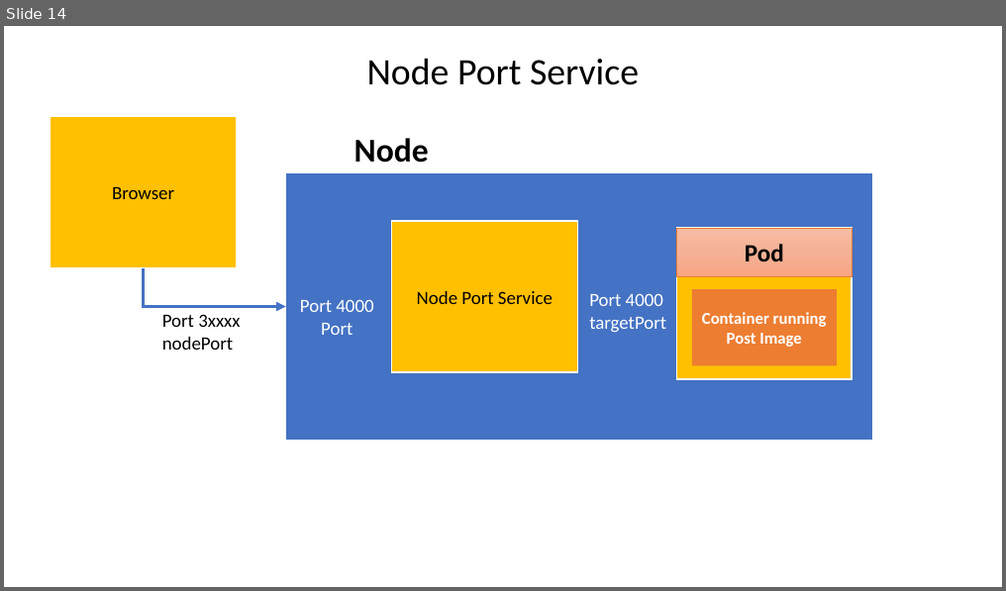
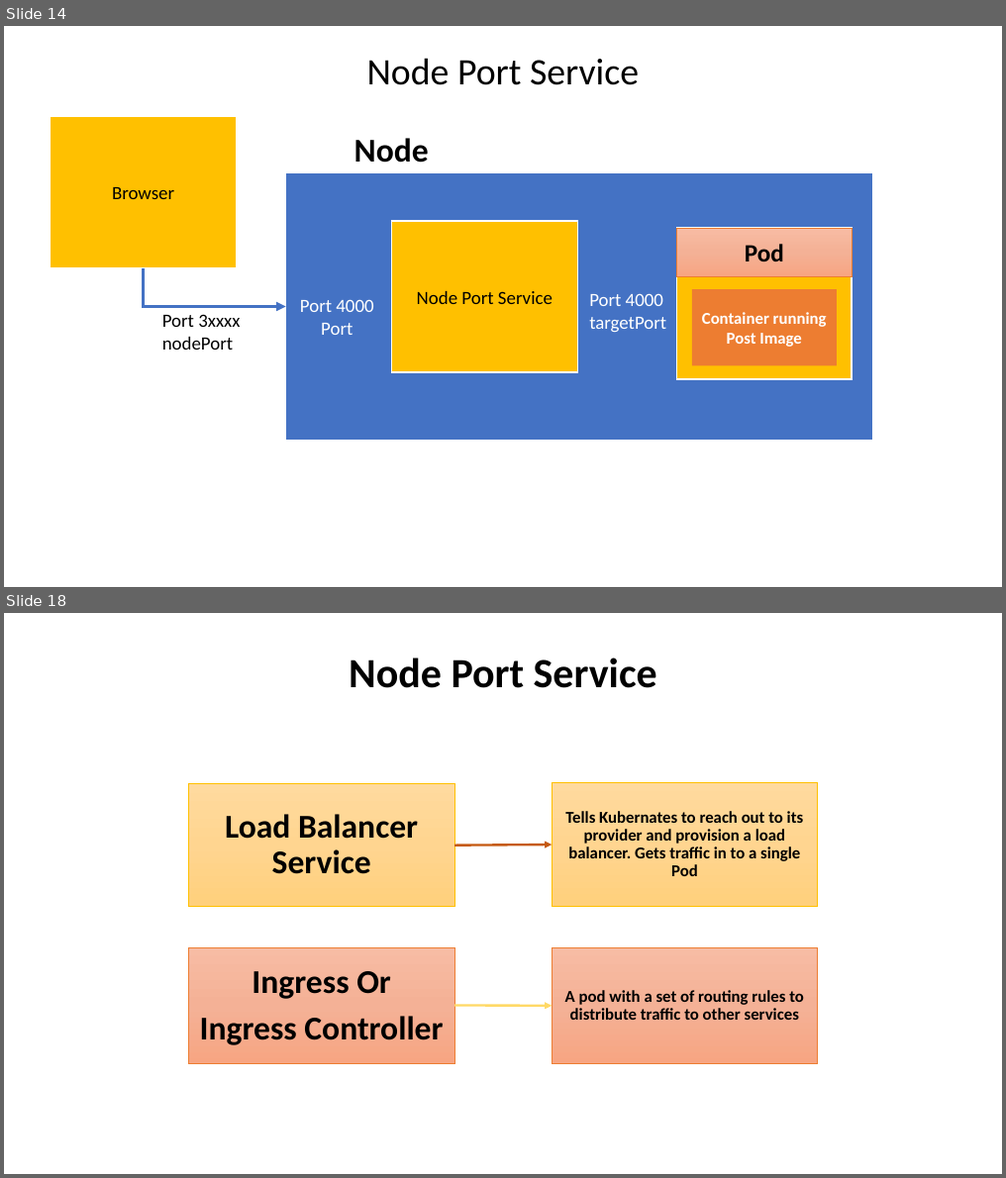
Before and after one commit to AlqamaShuja/Microservices, a slide deck: Kubernetes.pptx. Shown one above the other, each under a label of ours: slide 14 before the commit, slides 14 and 18 after it; the slides between them are not shown. The pictures are 1006x591 and 1006x1178 pixels, drawn with LibreOffice and Linux fonts; fonts in the diff are those of the drawing. Boxes give left, top, right and bottom in pixels: in the first picture for what was removed or moved away, otherwise in the second. Text is boxed around its words. In the diff, an @@ line names an element or a change of style, - is before the commit and + after.

```diff
--- a/Kubernetes.pptx
+++ b/Kubernetes.pptx
@@ slide 18 added at bbox=[4, 613, 1002, 1174], background #FFFFFF @@
@@ title added at bbox=[349, 658, 657, 688], 40 pt, text #000000, bold @@
+Node Port Service
@@ text added at bbox=[189, 783, 454, 906], fill gradient #FFDB9E to #FFD590 to #FFD07C, outline #FFC000 0.5 pt, 32 pt, text #000000, bold @@
+Load Balancer Service
@@ rectangle added at bbox=[552, 783, 818, 907], fill gradient #FFDB9E to #FFD590 to #FFD07C, outline #FFC000 0.5 pt, 16 pt, text #000000, bold @@
+Tells Kubernates to reach out to its provider and provision a load balancer. Gets traffic in to a single Pod
@@ arrow added from (454, 845) to (552, 845), #C55A11 2.25 pt @@
@@ rectangle added at bbox=[189, 948, 454, 1064], fill gradient #F7BDA5 to #F5B196 to #F8A582, outline #ED7D31 0.5 pt, 32 pt, text #000000, bold @@
+Ingress Or
+Ingress Controller
@@ rectangle added at bbox=[552, 948, 818, 1064], fill gradient #F7BDA5 to #F5B196 to #F8A582, outline #ED7D31 0.5 pt, 16 pt, text #000000, bold @@
+A pod with a set of routing rules to distribute traffic to other services
@@ arrow added from (454, 1005) to (552, 1006), #FFD966 2.25 pt @@
```
Also in this commit, not shown: 3 slides changed, 5 other slides added, 18 other files.
